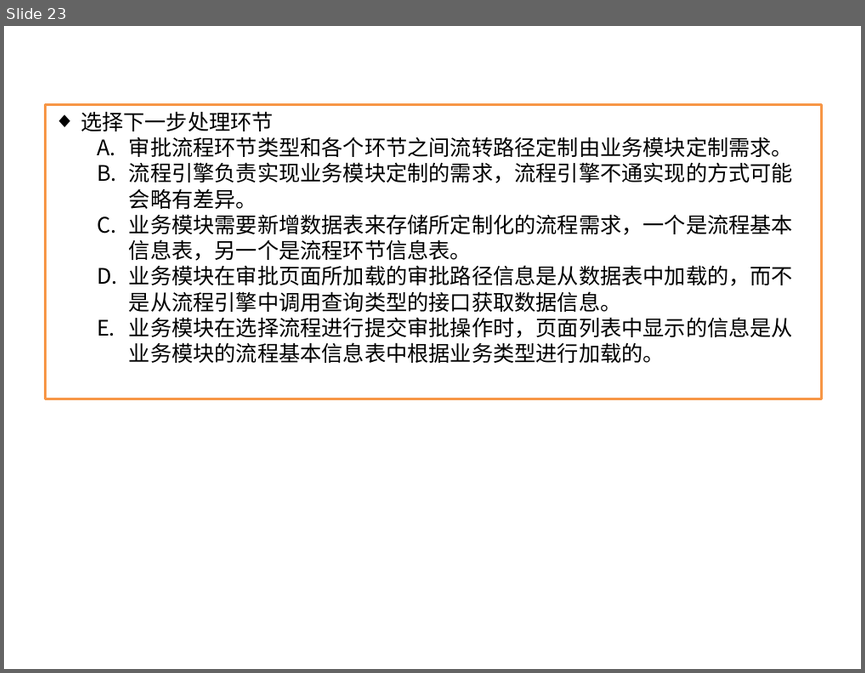
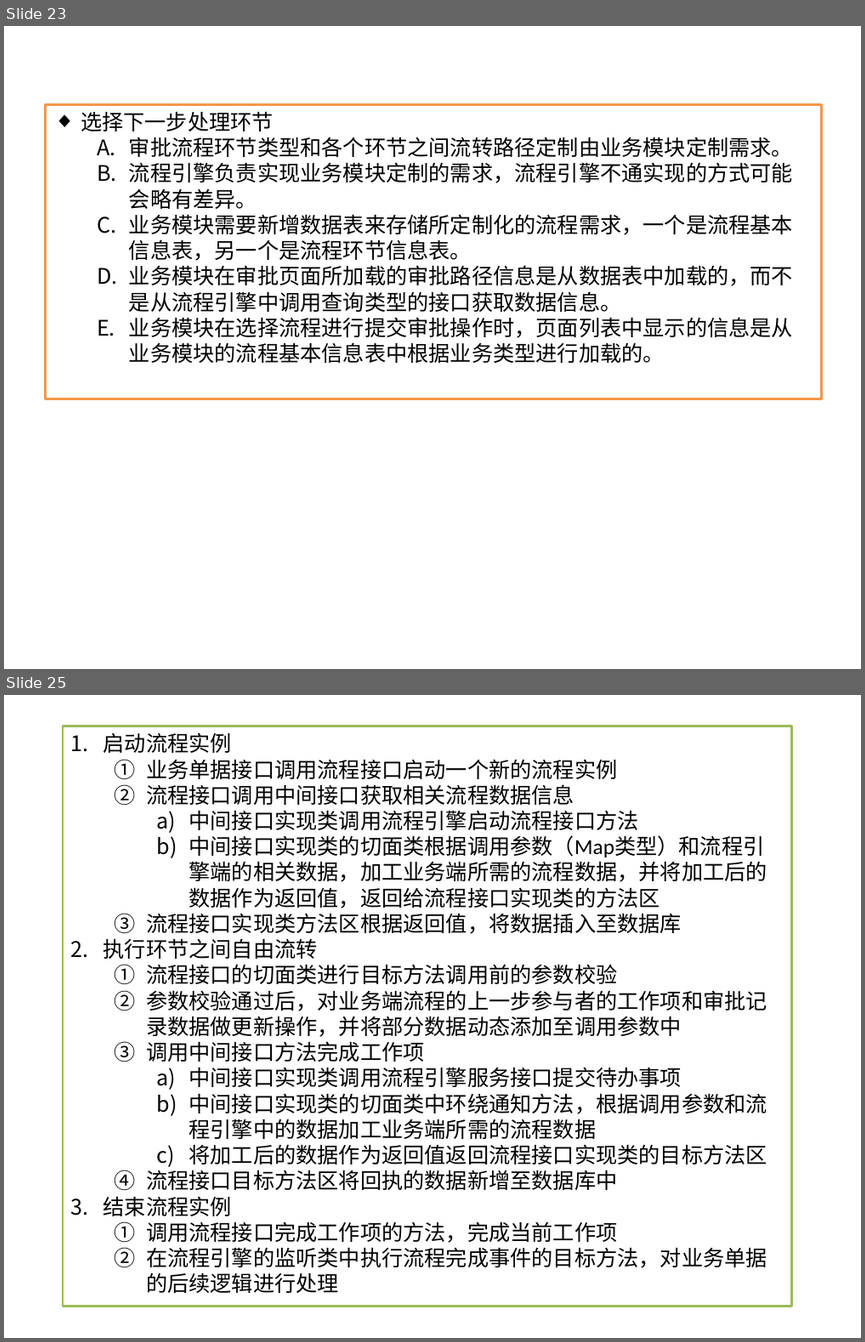
Before and after one commit to songzxDev/helloworld, a slide deck: WebContent/docs/BPM前期项目准备_20171026.pptx. Shown one above the other, each under a label of ours: slide 23 before the commit, slides 23 and 25 after it; the slides between them are not shown. The pictures are 865x673 and 865x1342 pixels, drawn with LibreOffice and Linux fonts; fonts in the diff are those of the drawing. Boxes give left, top, right and bottom in pixels: in the first picture for what was removed or moved away, otherwise in the second. Text is boxed around its words. In the diff, an @@ line names an element or a change of style, - is before the commit and + after.

Commit message:
文档更新

```diff
--- a/WebContent/docs/BPM前期项目准备_20171026.pptx
+++ b/WebContent/docs/BPM前期项目准备_20171026.pptx
@@ slide 25 added at [4, 695, 861, 1338], background #FFFFFF @@
@@ rectangle added at [64, 726, 791, 1306], fill #FFFFFF, outline #9BBB59 2 pt, 18 pt, text #000000 @@
+1. 启动流程实例
+  1. 业务单据接口调用流程接口启动一个新的流程实例
+  2. 流程接口调用中间接口获取相关流程数据信息
+    a) 中间接口实现类调用流程引擎启动流程接口方法
+    b) 中间接口实现类的切面类根据调用参数（Map类型）和流程引擎端的相关数据，加工业务端所需的流程数据，并将加工后的数据作为返回值，返回给流程接口实现类的方法区
+  3. 流程接口实现类方法区根据返回值，将数据插入至数据库
+2. 执行环节之间自由流转
+  1. 流程接口的切面类进行目标方法调用前的参数校验
+  2. 参数校验通过后，对业务端流程的上一步参与者的工作项和审批记录数据做更新操作，并将部分数据动态添加至调用参数中
+  3. 调用中间接口方法完成工作项
+    a) 中间接口实现类调用流程引擎服务接口提交待办事项
+    b) 中间接口实现类的切面类中环绕通知方法，根据调用参数和流程引擎中的数据加工业务端所需的流程数据
+    c) 将加工后的数据作为返回值返回流程接口实现类的目标方法区
+  4. 流程接口目标方法区将回执的数据新增至数据库中
+3. 结束流程实例
+  1. 调用流程接口完成工作项的方法，完成当前工作项
+  2. 在流程引擎的监听类中执行流程完成事件的目标方法，对业务单据的后续逻辑进行处理
```
Also in this commit, not shown: 2 other slides added, 1 other file.
